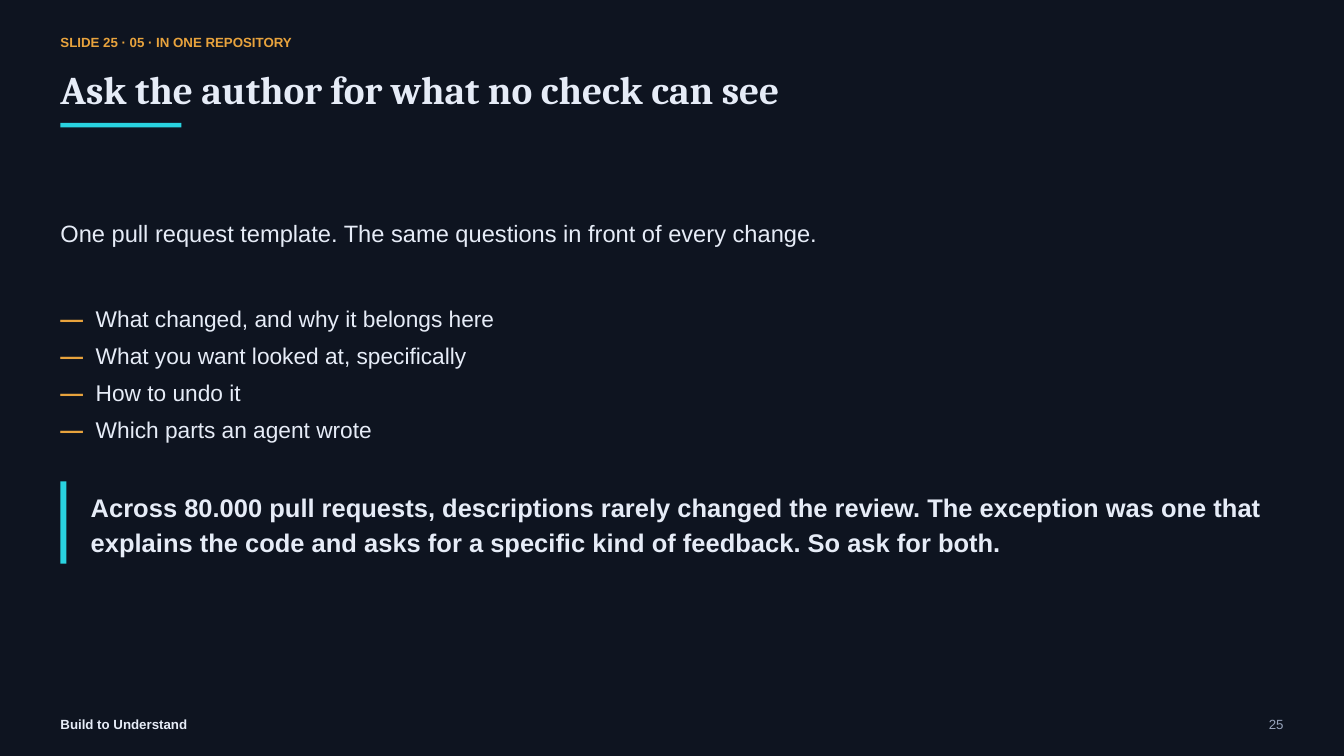
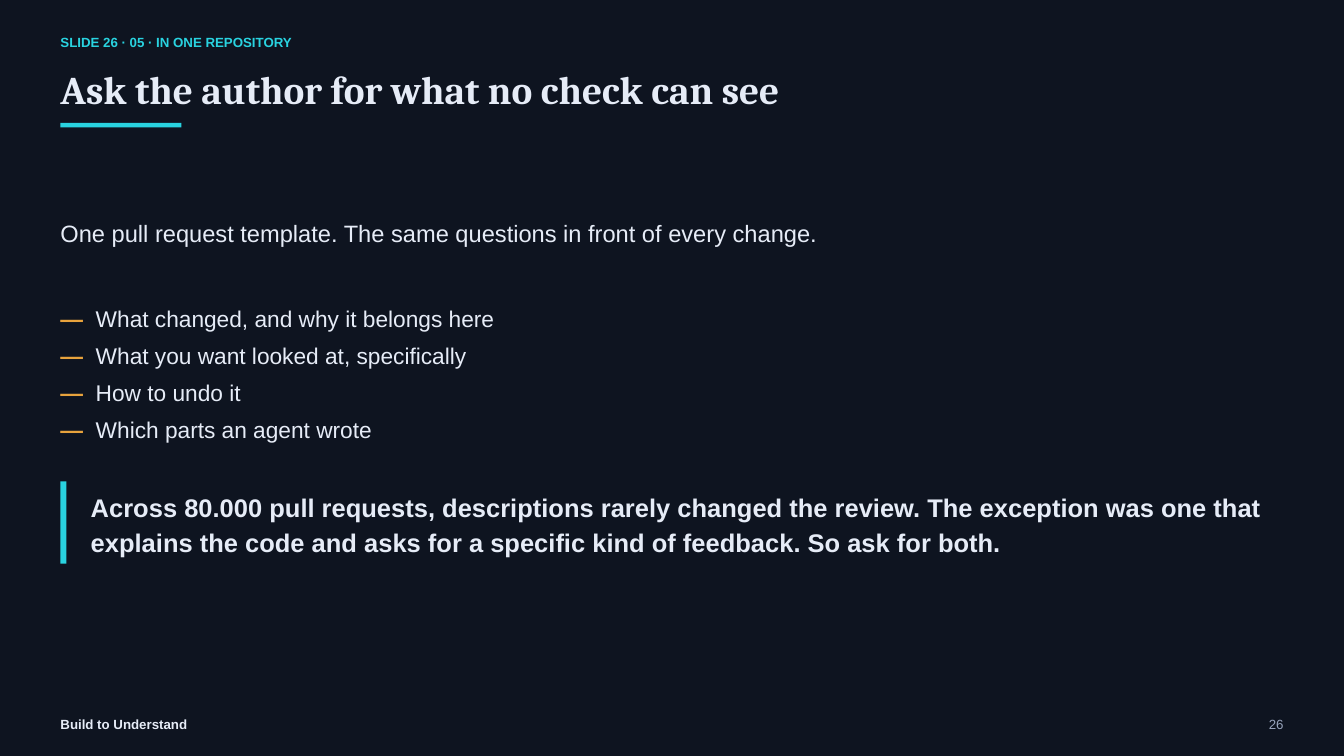
Before and after one commit to svenmalvik/buildtounderstand.org, a slide deck: slide 26 of presentations/what-is-the-second-pair-of-eyes-for.pptx (slide 25 before the commit). Drawn at 1344x756 pixels with LibreOffice and Linux fonts; fonts in the diff are those of the drawing. Boxes give left, top, right and bottom in pixels: in the first picture for what was removed or moved away, otherwise in the second. Text is boxed around its words. In the diff, an @@ line names an element or a change of style, - is before the commit and + after.

```diff
--- a/presentations/what-is-the-second-pair-of-eyes-for.pptx
+++ b/presentations/what-is-the-second-pair-of-eyes-for.pptx
@@ text at bbox=[60, 37, 292, 47]: text changed; text colour #E8A33D to #29D3E0 @@
-SLIDE 25 · 05 · IN ONE REPOSITORY
+SLIDE 26 · 05 · IN ONE REPOSITORY
```
Also in this commit, not shown: 11 other slides changed, 1 slide added, 4 other files.
